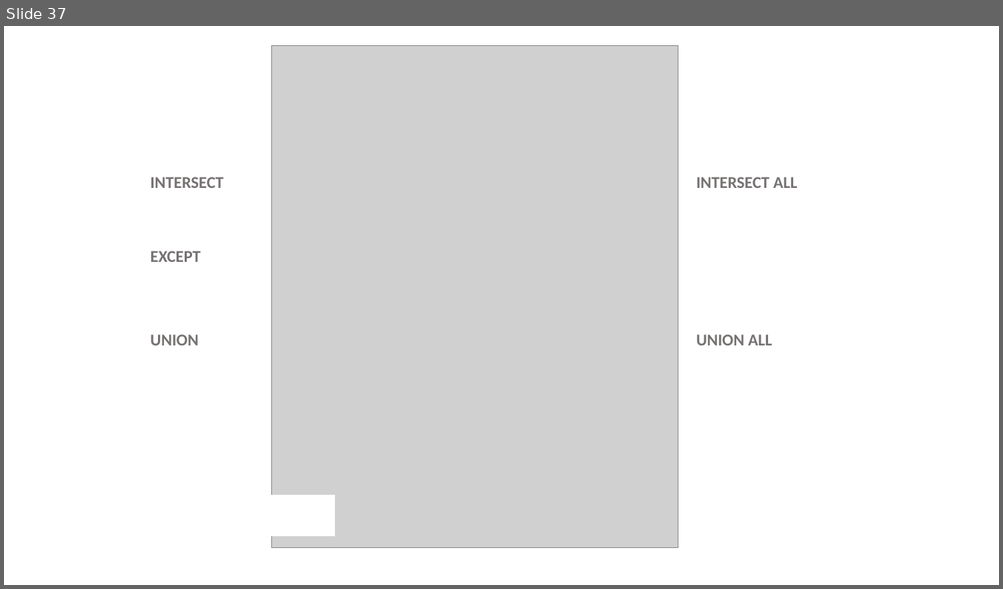
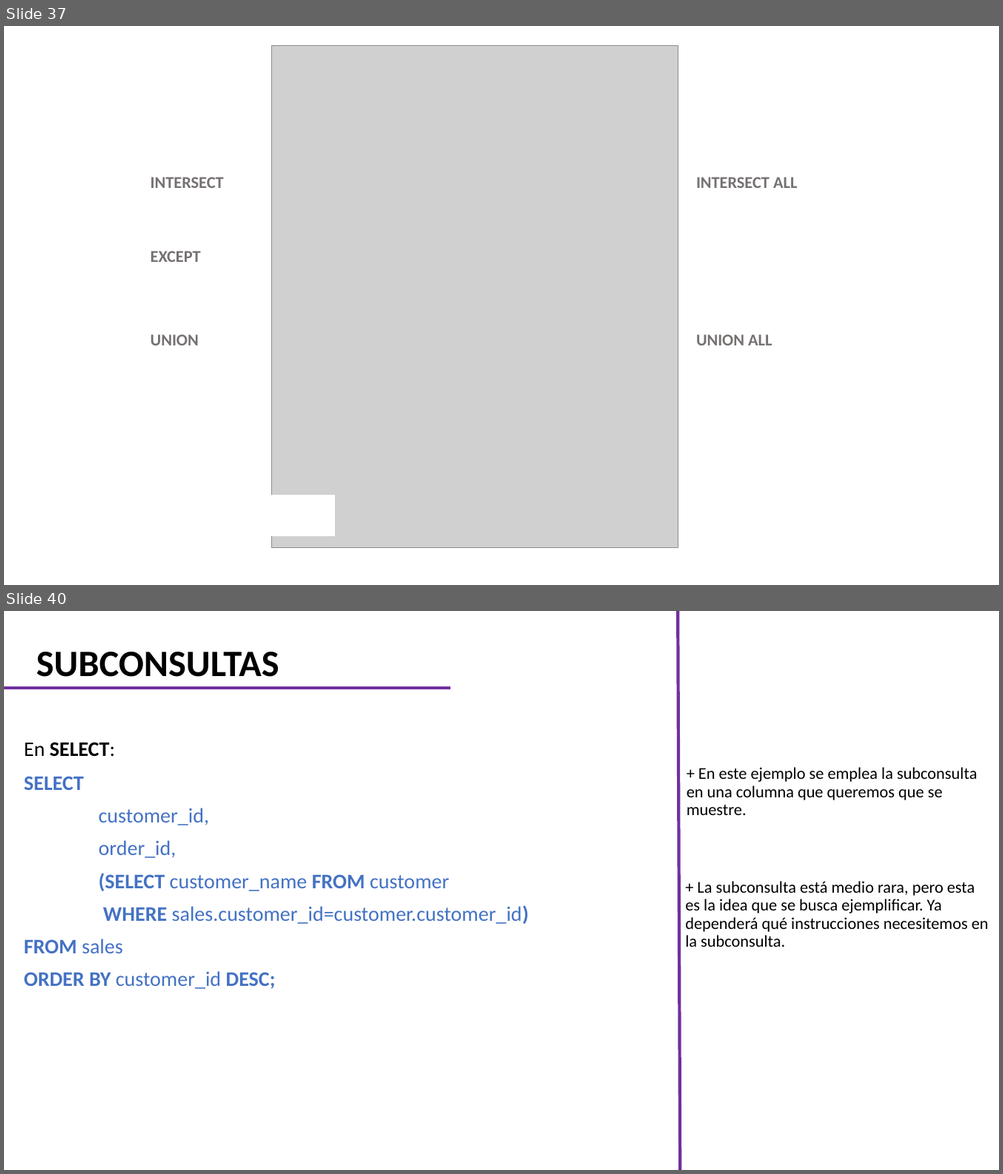
Before and after one commit to CarlosCamposs/Curso-AABD_SQL, a slide deck: Curso AABD-SQL (Notas).pptx. Shown one above the other, each under a label of ours: slide 37 before the commit, slides 37 and 40 after it; the slides between them are not shown. The pictures are 1003x589 and 1003x1174 pixels, drawn with LibreOffice and Linux fonts; fonts in the diff are those of the drawing; grey boxes stand for pictures. Boxes give left, top, right and bottom in pixels: in the first picture for what was removed or moved away, otherwise in the second. Text is boxed around its words. In the diff, an @@ line names an element or a change of style, - is before the commit and + after.

```diff
--- a/Curso AABD-SQL (Notas).pptx
+++ b/Curso AABD-SQL (Notas).pptx
@@ slide 40 added at (x1=4, y1=611, x2=999, y2=1170), background #FFFFFF @@
@@ line added from (680, 1170) to (677, 611), #7030A0 3 pt @@
@@ title added at (x1=37, y1=652, x2=279, y2=677), 36 pt, text #000000, bold @@
+SUBCONSULTAS
@@ line added from (4, 689) to (450, 689), #7030A0 3 pt @@
@@ text added at (x1=24, y1=742, x2=115, y2=756), 20 pt, text #000000, bold @@
+En SELECT:
@@ text added at (x1=24, y1=776, x2=529, y2=989), 20 pt, text #4472C4 @@
+SELECT
+customer_id,
+order_id,
+(SELECT customer_name FROM customer
+WHERE sales.customer_id=customer.customer_id)
+FROM sales
+ORDER BY customer_id DESC;
@@ text added at (x1=686, y1=767, x2=976, y2=815), 16 pt, text #000000 @@
++ En este ejemplo se emplea la subconsulta en una columna que queremos que se muestre.
@@ text added at (x1=685, y1=881, x2=988, y2=947), 16 pt, text #000000 @@
++ La subconsulta está medio rara, pero esta es la idea que se busca ejemplificar. Ya dependerá qué instrucciones necesitemos en la subconsulta.
```
Also in this commit, not shown: 2 slides changed, 4 other slides added, 1 slide removed.
